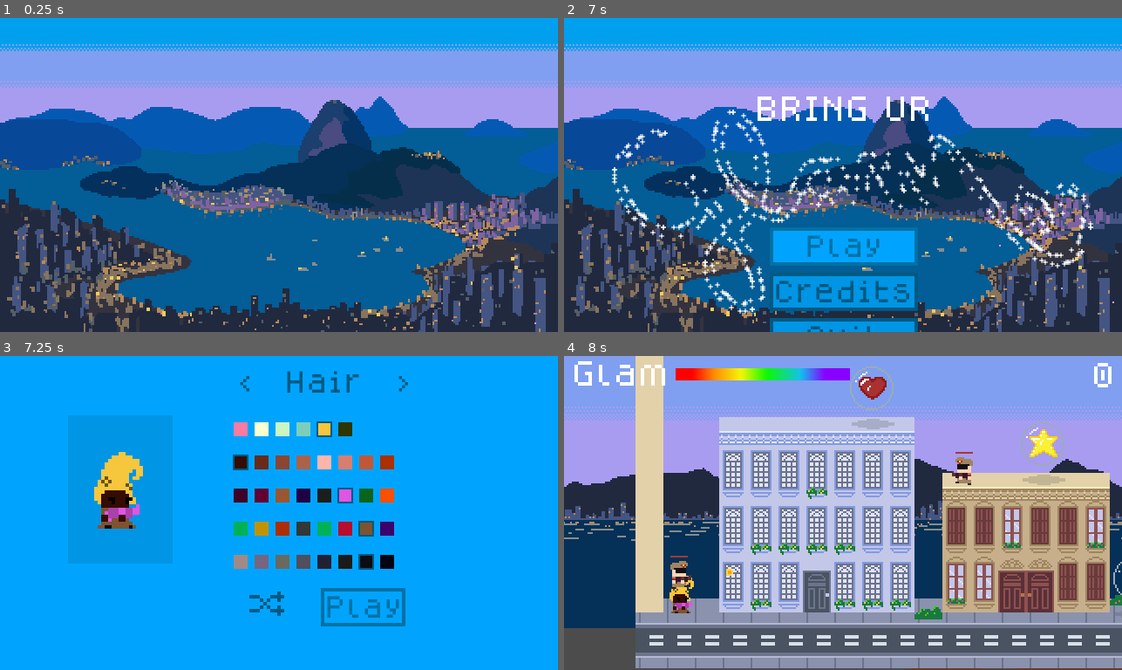
Above: before the commit, frames 1-4 (two rows, left to right).
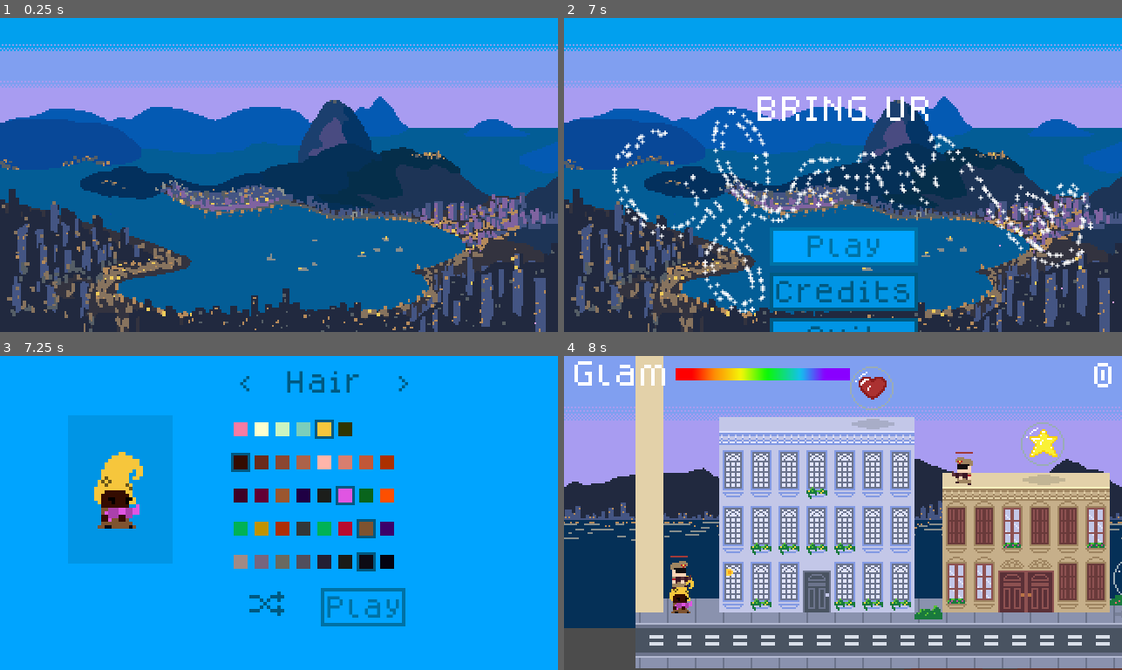
Above: after the commit, the same moments.

Repository: hamiltonromualdo/bring-ur-glam
Game: Godot game, scene res://src/UserInterface/TitleScreen.tscn
Same seed, same stepped clock (60 frames per second), same inputs: the game is played once before the commit and once after it. Sound files missing from this copy of the repository are replaced by a short silence.
Inputs (mouse positions are in pixels of both pictures, inside the frame that each line leads up to):
- Up to frame 1 (0.25 s): no input
- Up to frame 2 (7 s): tap Enter at 0.5 s; move the mouse to (965, 159) at 0.52 s; hold Right (ui_right) 0.53-2.03 s; tap Space at 1.25 s; move the mouse to (731, 190) at 1.27 s; move the mouse to (898, 105) at 2.02 s; hold Left (ui_left) 2.03-2.78 s; move the mouse to (815, 237) at 2.77 s; hold Right (ui_right) 2.78-4.28 s; move the mouse to (1010, 222) at 3.52 s; move the mouse to (675, 127) at 4.27 s; hold Left (ui_left) 4.28-5.03 s; move the mouse to (870, 175) at 5.02 s; hold Right (ui_right) 5.03-5.78 s; move the mouse to (759, 96) at 5.77 s; hold Left (ui_left) 5.78-6.5 s; click "Play" at 6.5 s
- Up to frame 3 (7.25 s): no input
- Up to frame 4 (8 s): click "Play" at 7.25 s

Frames 1-2 are identical in both runs. In frame 3, 0.5% of the frame differs, in the area x 41-68%, y 20-69%; in frame 4, nothing differs.

Commit message:
Fix bug on customize screen
Fix wrong selected colors when reading from saved file

Diff:
--- a/bring_ur_glam/src/Actors/PlayerImages.gd
+++ b/bring_ur_glam/src/Actors/PlayerImages.gd
@@ -74,7 +74,7 @@
         file.store_var(player_info)
         file.close()
 
-func load_data() -> bool:
+func load_data() -> Dictionary:
     var file = File.new()
     var error = file.open(save_path, File.READ)
     if error == OK:
@@ -86,4 +86,5 @@
         set_gun_color(player_info["gun_color"])
         set_skin_color(player_info["skin_color"])
         file.close()
-    return error == OK
+        return player_info
+    return {}
--- a/bring_ur_glam/src/UserInterface/CustomizePlayer.gd
+++ b/bring_ur_glam/src/UserInterface/CustomizePlayer.gd
@@ -10,6 +10,7 @@
 
 var save_path = "user://player.dat"
 
+
 func randomize_char() -> void:
     randomize()
     player.change_hair(randi())
@@ -19,14 +20,23 @@
     player.set_gun_color(gunColor.get_rand_color())
     player.set_skin_color(skinColor.get_rand_color())
 
+
 func _ready() -> void:
     var loaded = player.load_data()
-    if not loaded:
+    if loaded:
+        update_swatches(loaded)
+    else:
         randomize_char()
 
     # Start with focus on StartGame to allow keyboard control
     $Control/VBoxContainer/HBoxContainer2/StartGame.grab_focus()
 
+func update_swatches(player_info) -> void:
+    hairColor.set_color(player_info["hair_color"])
+    dressColor.set_color(player_info["dress_color"])
+    shoesColor.set_color(player_info["shoes_color"])
+    gunColor.set_color(player_info["gun_color"])
+    skinColor.set_color(player_info["skin_color"])
 
 func _on_Rand_pressed() -> void:
     randomize_char()
--- a/bring_ur_glam/src/UserInterface/PlayerCustomization/ColorSelectorBase.gd
+++ b/bring_ur_glam/src/UserInterface/PlayerCustomization/ColorSelectorBase.gd
@@ -11,6 +11,9 @@
 func get_colors():
     pass
 
+func set_color(new_color) -> void:
+    color = new_color
+    hightlight_selected()
 
 func hightlight_selected() -> void:
     for swatch in get_children():
Binary file changed: bring_ur_glam/assets/ui/blank_contour.png
